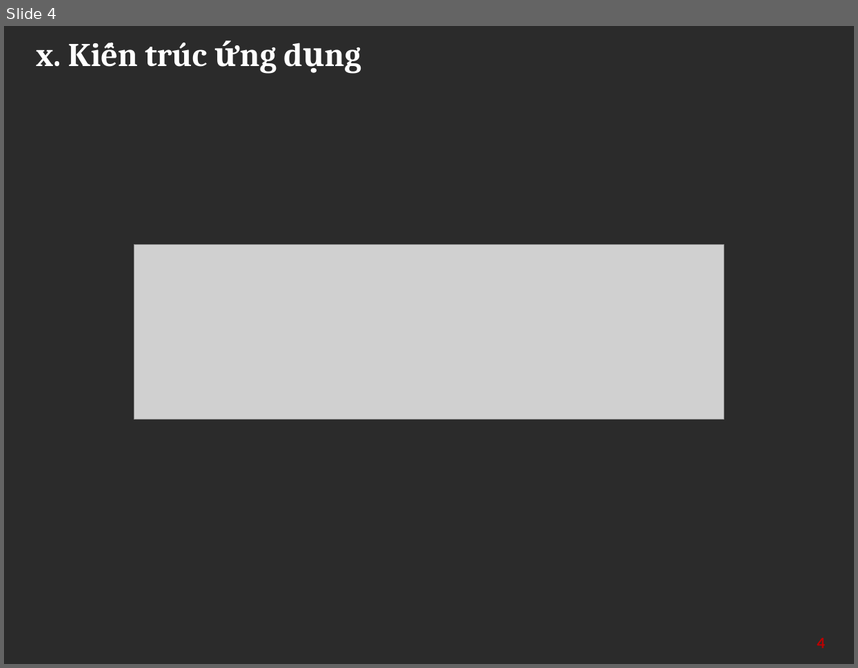
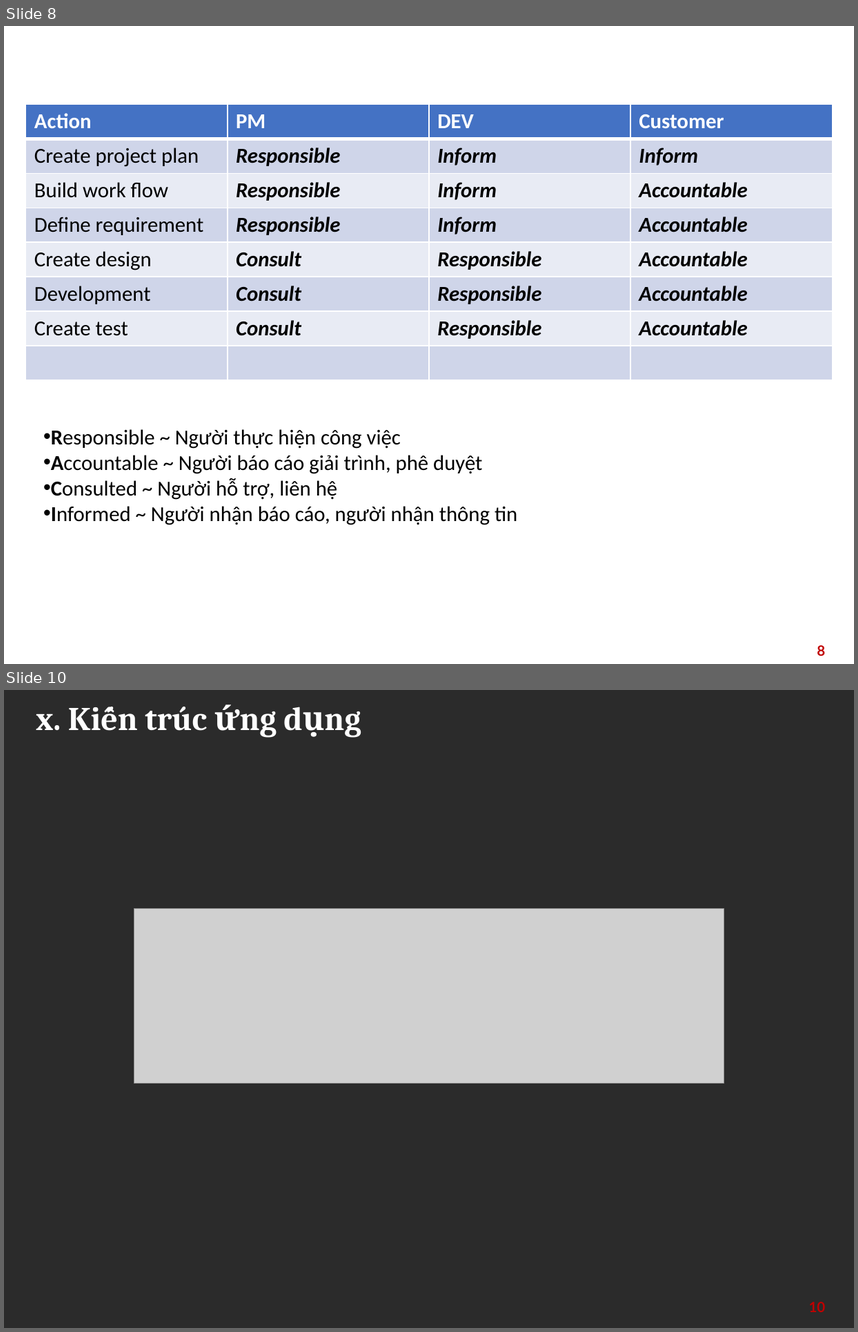
Before and after one commit to tienlhp1/agile_group_2, a slide deck: Agile.pptx. Shown one above the other, each under a label of ours: slide 4 before the commit, slides 8 and 10 after it; the slides between them are not shown. The pictures are 858x668 and 858x1332 pixels, drawn with LibreOffice and Linux fonts; fonts in the diff are those of the drawing; grey boxes stand for pictures; background and template pictures are left out; a plain dark background stands for a picture behind light text. Boxes give left, top, right and bottom in pixels: in the first picture for what was removed or moved away, otherwise in the second. Text is boxed around its words. In the diff, an @@ line names an element or a change of style, - is before the commit and + after.

```diff
--- a/Agile.pptx
+++ b/Agile.pptx
@@ slide 8 added at (x1=4, y1=26, x2=854, y2=664), background picture (left out) @@
@@ table added at (x1=26, y1=104, x2=832, y2=380), 8 rows, 4 columns @@
+Action | PM | DEV | Customer
+Create project plan | Responsible | Inform | Inform
+Build work flow | Responsible | Inform | Accountable
+Define requirement | Responsible | Inform | Accountable
+Create design | Consult | Responsible | Accountable
+Development | Consult | Responsible | Accountable
+Create test | Consult | Responsible | Accountable
+ |  |  | 
@@ title added at (x1=96, y1=148, x2=157, y2=167), 28 pt, text #FFFFFF, bold @@
+Project responsibilities
@@ text added at (x1=51, y1=429, x2=517, y2=525), 18 pt, text #000000 @@
+• Responsible ~ Người thực hiện công việc
+• Accountable ~ Người báo cáo giải trình, phê duyệt
+• Consulted ~ Người hỗ trợ, liên hệ
+• Informed ~ Người nhận báo cáo, người nhận thông tin
@@ page number added at (x1=817, y1=645, x2=825, y2=655), 12 pt, text #C00000, bold @@
+8
@@ what was slide 4 is now slide 10 @@
@@ page number at (x1=809, y1=1301, x2=826, y2=1312): text changed @@
-4
+10
```
Also in this commit, not shown: 5 other slides added.
